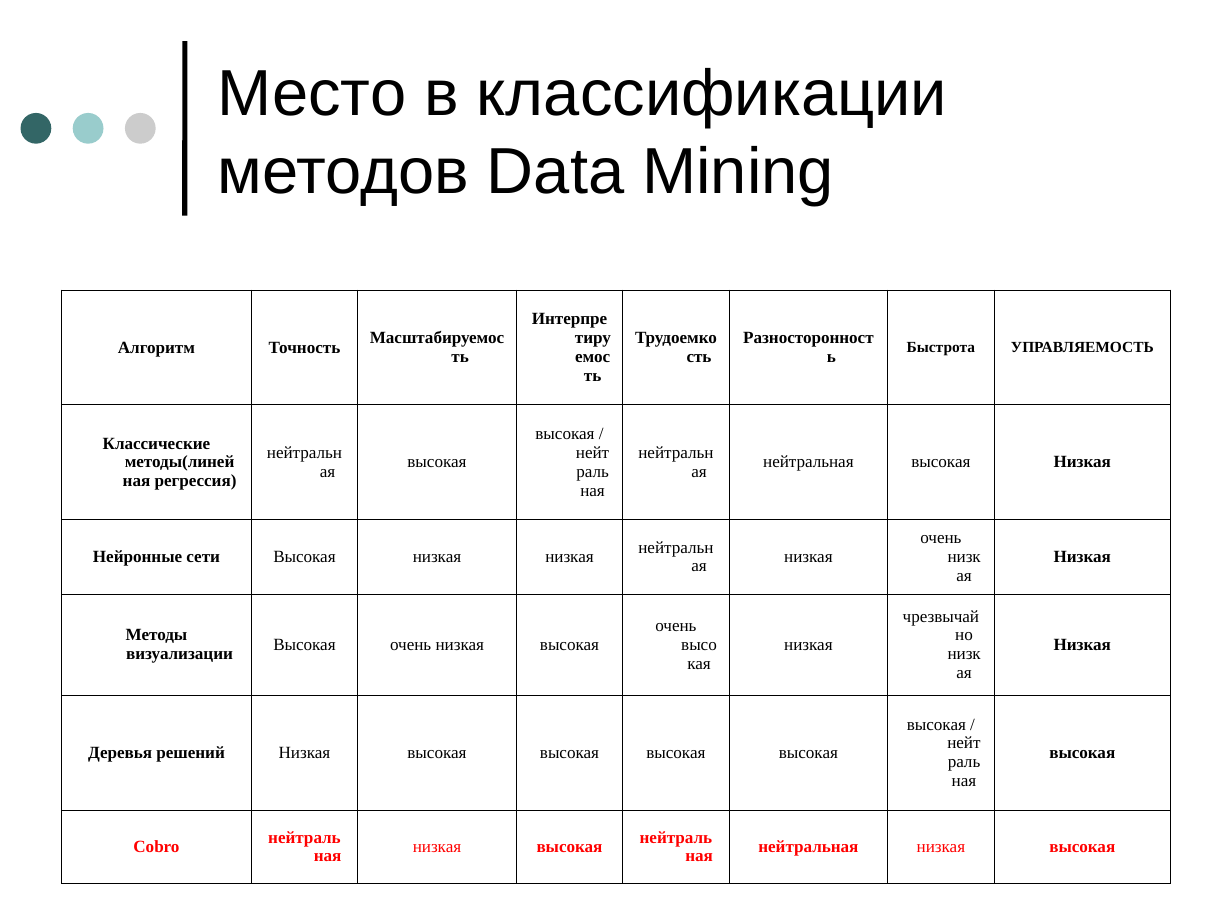
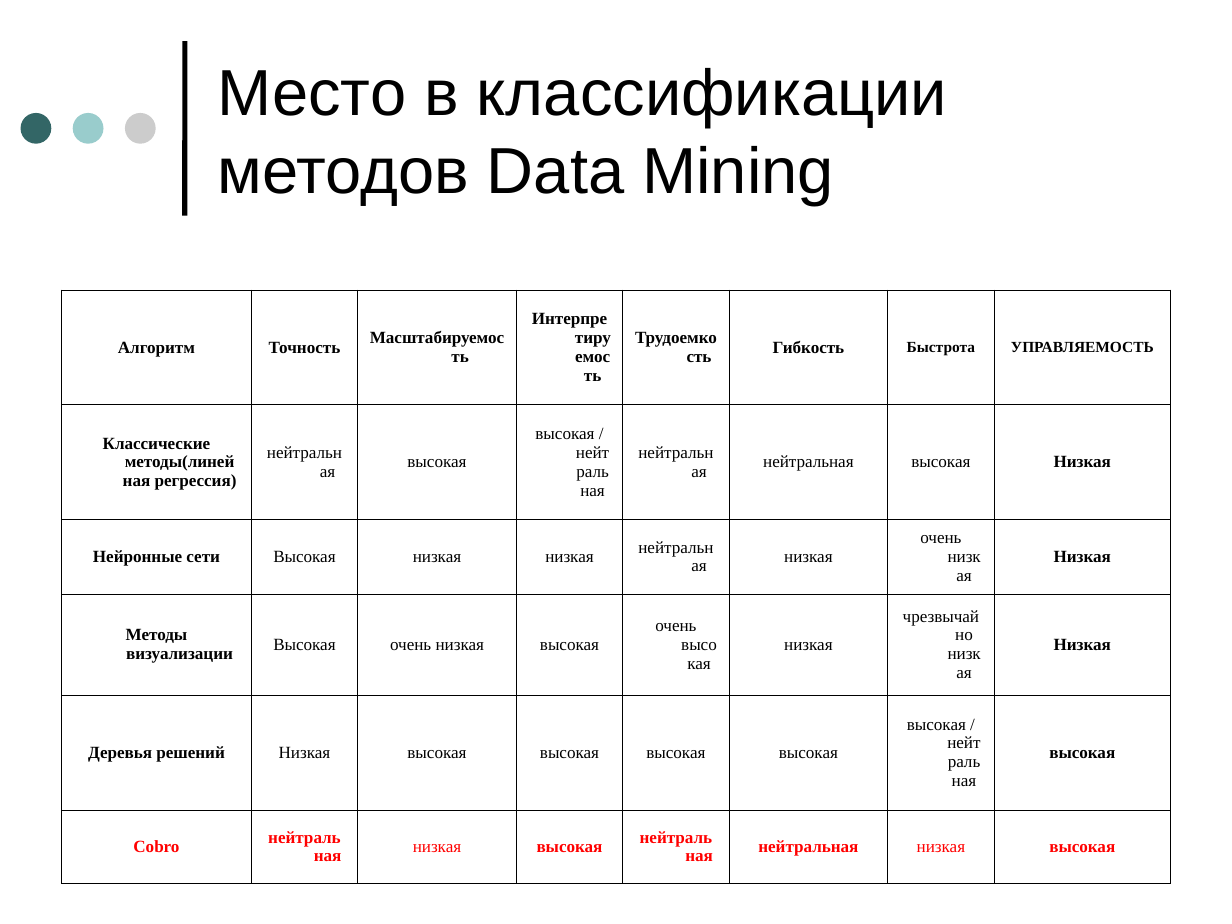
Before and after one commit to ImBa2la/java-artificial-robot, a slide deck: slide 8 of cobro/documentation/Диплом/Стыскин.ppt. Drawn at 1232x924 pixels with LibreOffice and Linux fonts; fonts in the diff are those of the drawing. Boxes give left, top, right and bottom in pixels: in the first picture for what was removed or moved away, otherwise in the second. Text is boxed around its words. In the diff, an @@ line names an element or a change of style, - is before the commit and + after.

```diff
--- a/cobro/documentation/Диплом/Стыскин.ppt
+++ b/cobro/documentation/Диплом/Стыскин.ppt
@@ table at (62,290,1169,883) @@
-row 1, column 6: Разносторонность
+row 1, column 6: Гибкость
```
Also in this commit, not shown: 2 other slides changed, 1 slide added, 1 slide removed, 4 other files.
